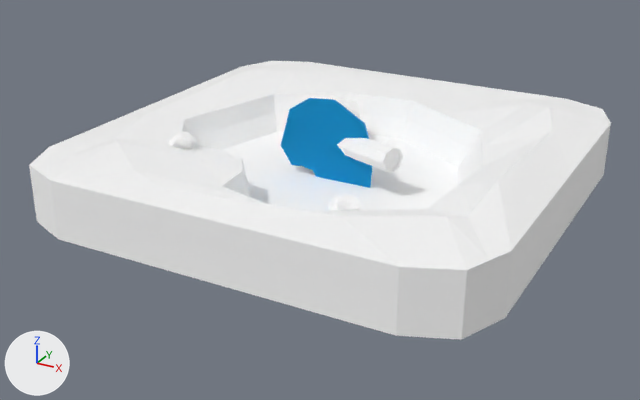
What one commit did to the glTF model public/models/pond.glb.
Camera for both pictures: a camera (50 mm lens) standing at (5.18, -9.92, 3.97) and looking at (-0.09, -0.34, -0.82). Arrows for +X, +Y and +Z are at lower left; the lights stay in place. Where no turn or scale is listed for an object, it has been applied to the vertices.

Names of what the first picture shows: 'Piso.001_AGUA_0', 'log_0', 'pond_0\\', 'rocks_0'.
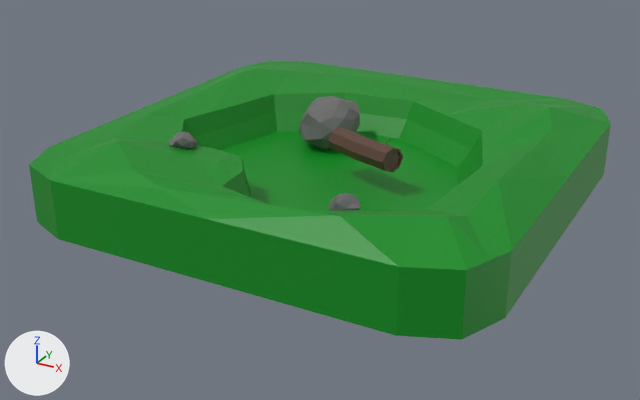
Scene script edits in JSON lines:
```json
{"op": "add", "block": "mat_material_004", "code": ["mat_material_004 = principled_material('Material.004')", "mat_material_004.base_color = (0.15, 0.15, 0.15)  # dark grey #6c6c6c", "mat_material_004.roughness = 0.688"]}
{"op": "add", "block": "mat_material_002", "code": ["mat_material_002 = principled_material('Material.002')", "mat_material_002.base_color = (0.0, 0.261, 0.0118)  # green #008c1c"]}
{"op": "add", "block": "mat_material_003", "code": ["mat_material_003 = principled_material('Material.003')", "mat_material_003.base_color = (0.107, 0.0513, 0.0331)  # brown #5c4033"]}
{"block": "me_tronco__0", "where": "me_tronco__0.from_pydata(...)  # 180 vertices, 326 faces; spans x -0.545..0.552, y -0.302..0.363, z -0.167..0.22"}
{"op": "remove", "block": "me_tronco__0", "code": "me_tronco__0.materials.append(mat_tronco__0)  # white #ffffff"}
{"op": "add", "block": "me_tronco__0", "code": "me_tronco__0.materials.append(mat_material_003)  # brown #5c4033"}
{"block": "me_piso_piso_0", "where": "me_piso_piso_0.from_pydata(...)  # 146 vertices, 282 faces; spans x -3.07..3.07, y -3.07..3.07, z 0.0..1.05"}
{"op": "remove", "block": "me_piso_piso_0", "code": "me_piso_piso_0.materials.append(mat_piso)  # white #ffffff"}
{"op": "add", "block": "me_piso_piso_0", "code": "me_piso_piso_0.materials.append(mat_material_002)  # green #008c1c"}
{"block": "me_piedras_piedras_0", "where": "me_piedras_piedras_0.from_pydata(...)  # 126 vertices, 240 faces; spans x -1.11..1.57, y -2.39..0.57, z -0.47..0.26"}
{"op": "remove", "block": "me_piedras_piedras_0", "code": "me_piedras_piedras_0.materials.append(mat_piedras)  # white #ffffff"}
{"op": "add", "block": "me_piedras_piedras_0", "code": "me_piedras_piedras_0.materials.append(mat_material_004)  # dark grey #6c6c6c"}
{"op": "remove", "block": "ob_piso_001_agua_0", "code": ["ob_piso_001_agua_0 = bpy.data.objects.new('Piso.001_AGUA_0', me_piso_001_agua_0)", "ob_piso_001_agua_0.location = (0.0, 0.0, 0.0)"]}
```

What differs and where, as boxes [x1, y1, x2, y2] in the pictures (640 x 400 px):
```json
{"object": "pond_0\\", "change": "recoloured", "before": [29, 61, 611, 340], "after": [29, 61, 611, 340], "on screen": "white to green"}
{"object": "Piso.001_AGUA_0", "change": "deleted", "before": [281, 98, 372, 188]}
{"object": "rocks_0", "change": "recoloured", "before": [168, 96, 361, 211], "after": [168, 96, 361, 211], "on screen": "white to grey"}
{"object": "log_0", "change": "recoloured", "before": [329, 127, 403, 173], "after": [329, 127, 403, 173]}
```
